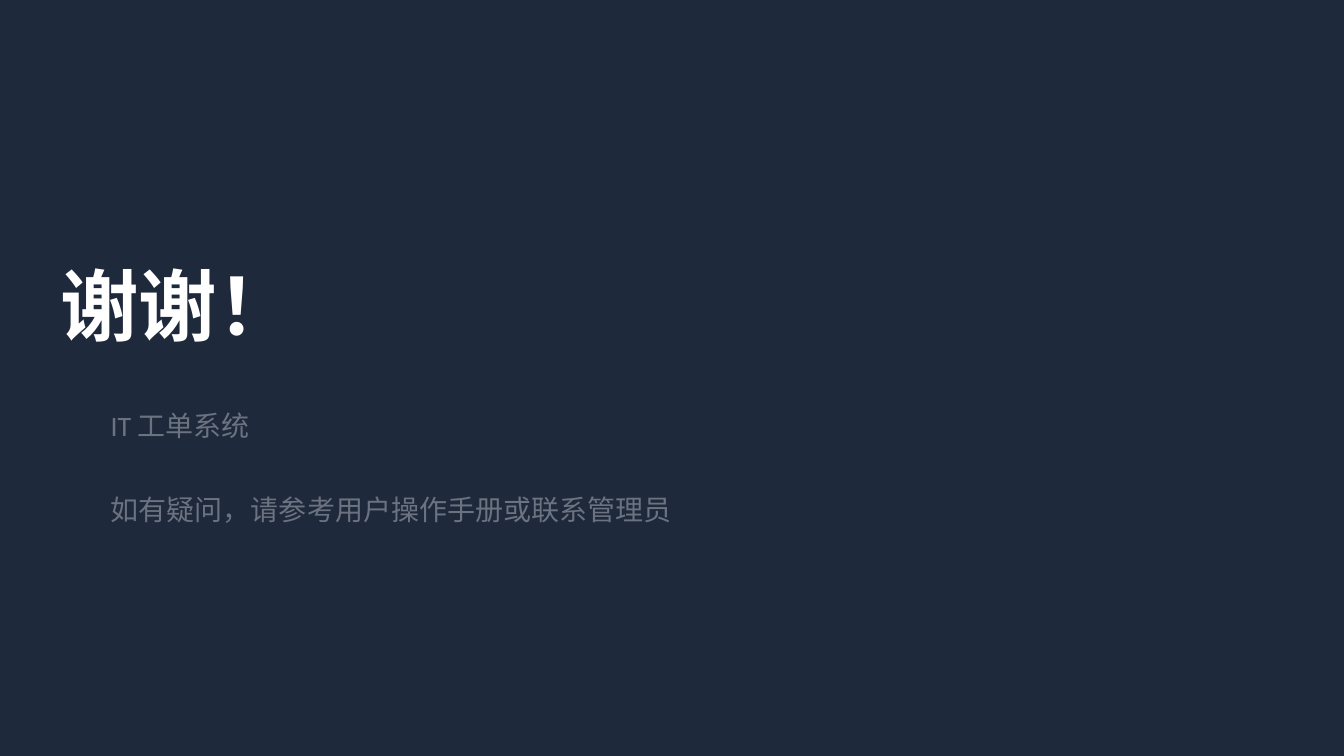
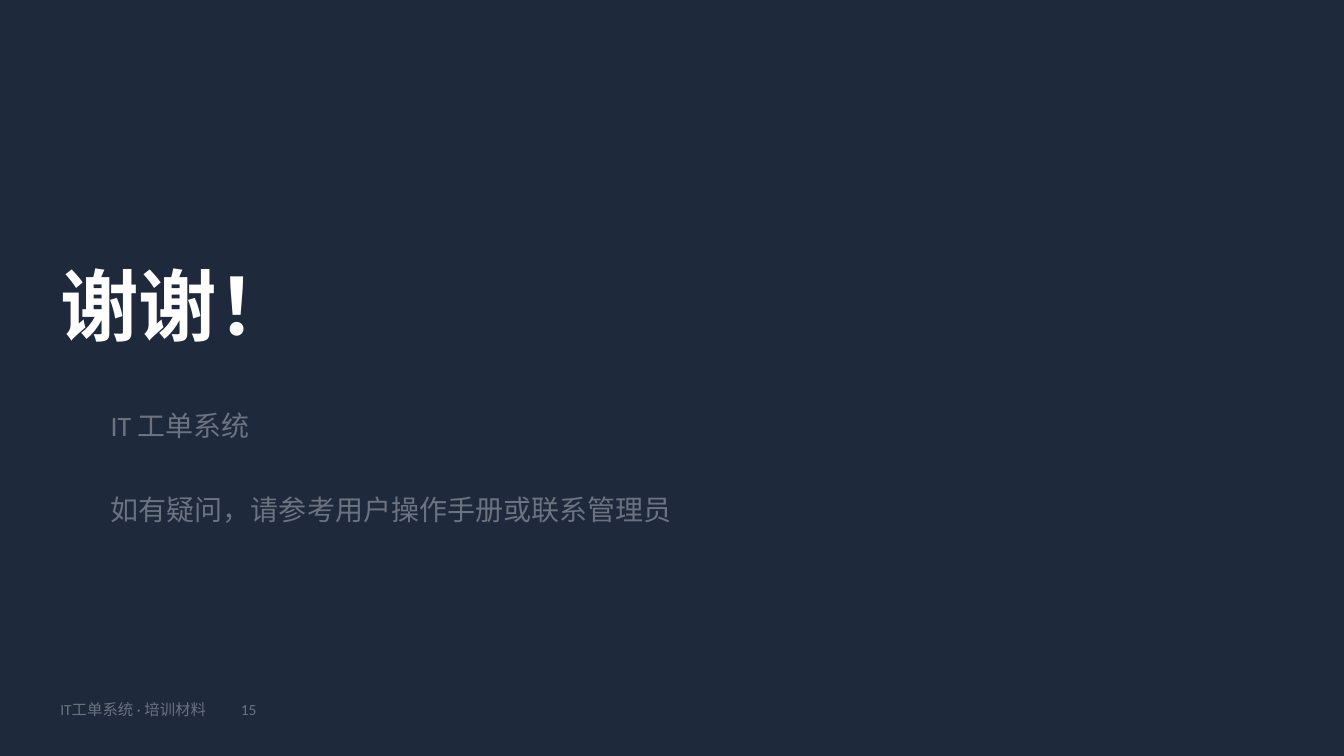
Before and after one commit to vspoptang/it-ticketing, a slide deck: slide 15 of docs/IT工单系统-培训材料.pptx. Drawn at 1344x756 pixels with LibreOffice and Linux fonts; fonts in the diff are those of the drawing. Boxes give left, top, right and bottom in pixels: in the first picture for what was removed or moved away, otherwise in the second. Text is boxed around its words. In the diff, an @@ line names an element or a change of style, - is before the commit and + after.

```diff
--- a/docs/IT工单系统-培训材料.pptx
+++ b/docs/IT工单系统-培训材料.pptx
@@ text added at (x1=60, y1=702, x2=257, y2=716), 11 pt, text #6B7280 @@
+IT工单系统 · 培训材料 15
```
Also in this commit, not shown: 14 other slides changed, 2 other files.
